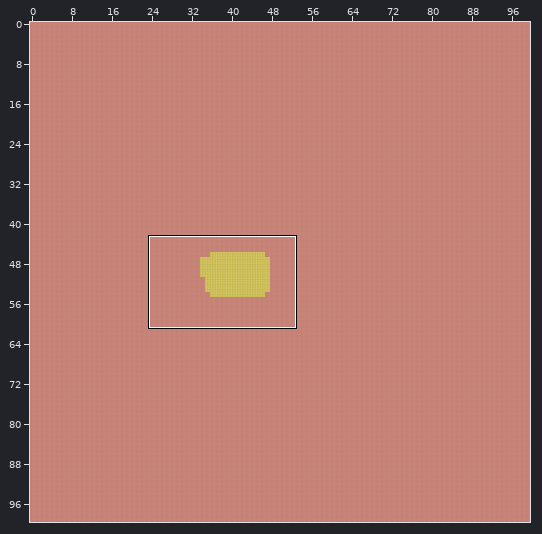
An edit to a level. Tiled map, kidspace.tmx. Above, an overview of the earlier version with the close-up marked.
Close-up. Before the commit:
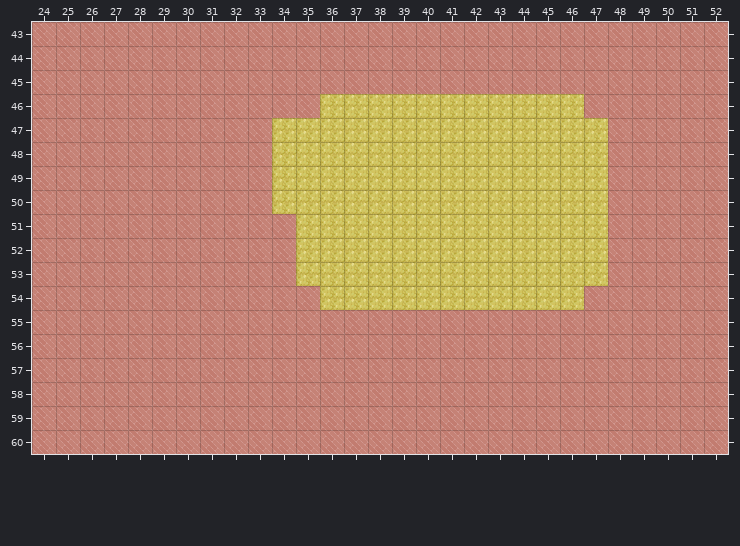
Cells are 32x32 px. Shown: x 24..52, y 43..60.
New version:
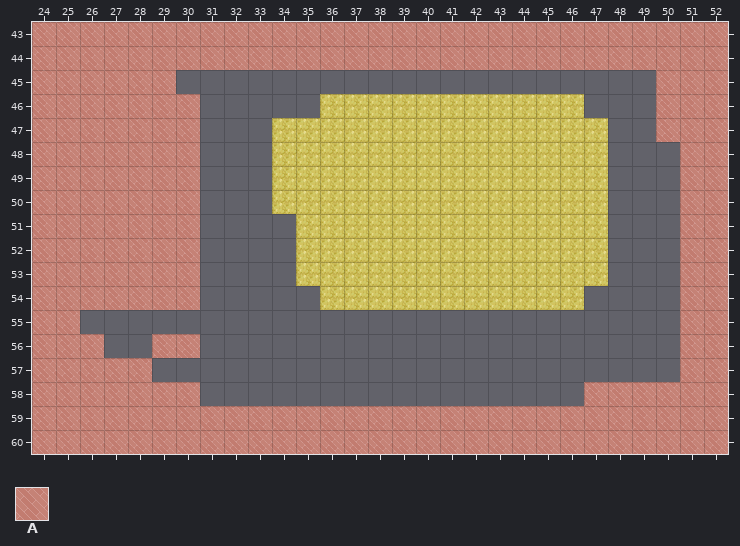
Key: from "Pokemon-Tiles": A 865.
_ is an empty cell.
The exact change:
Layer "ground":
Tile A is gone in row 45 at x 30 to 49; in row 46 at x 31 to 35 and 47 to 49; in row 47 at x 31 to 33 and 48 to 49; in rows 48 to 50 at x 31 to 33 and 48 to 50; in rows 51 to 53 at x 31 to 34 and 48 to 50; in row 54 at x 31 to 35 and 47 to 50.
Tile A is gone in row 55 at x 26 to 50; in row 56 at x 27 to 28 and 31 to 50; in row 57 at x 29 to 50; in row 58 at x 31 to 46.
Boxes around the changes in both close-ups, in picture pixels (x1, y1, x2, y2):
removed: (80, 70, 680, 406)
